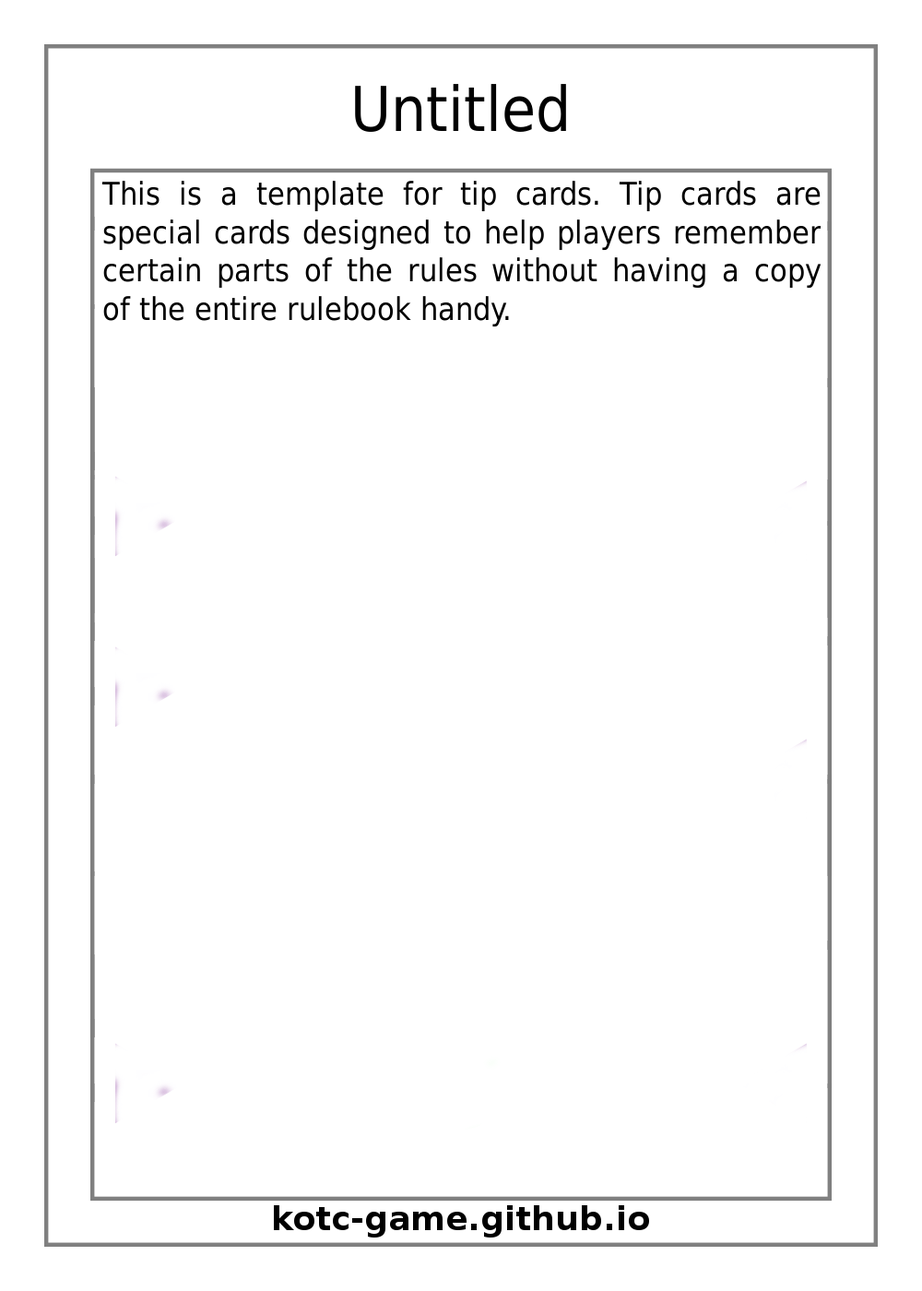
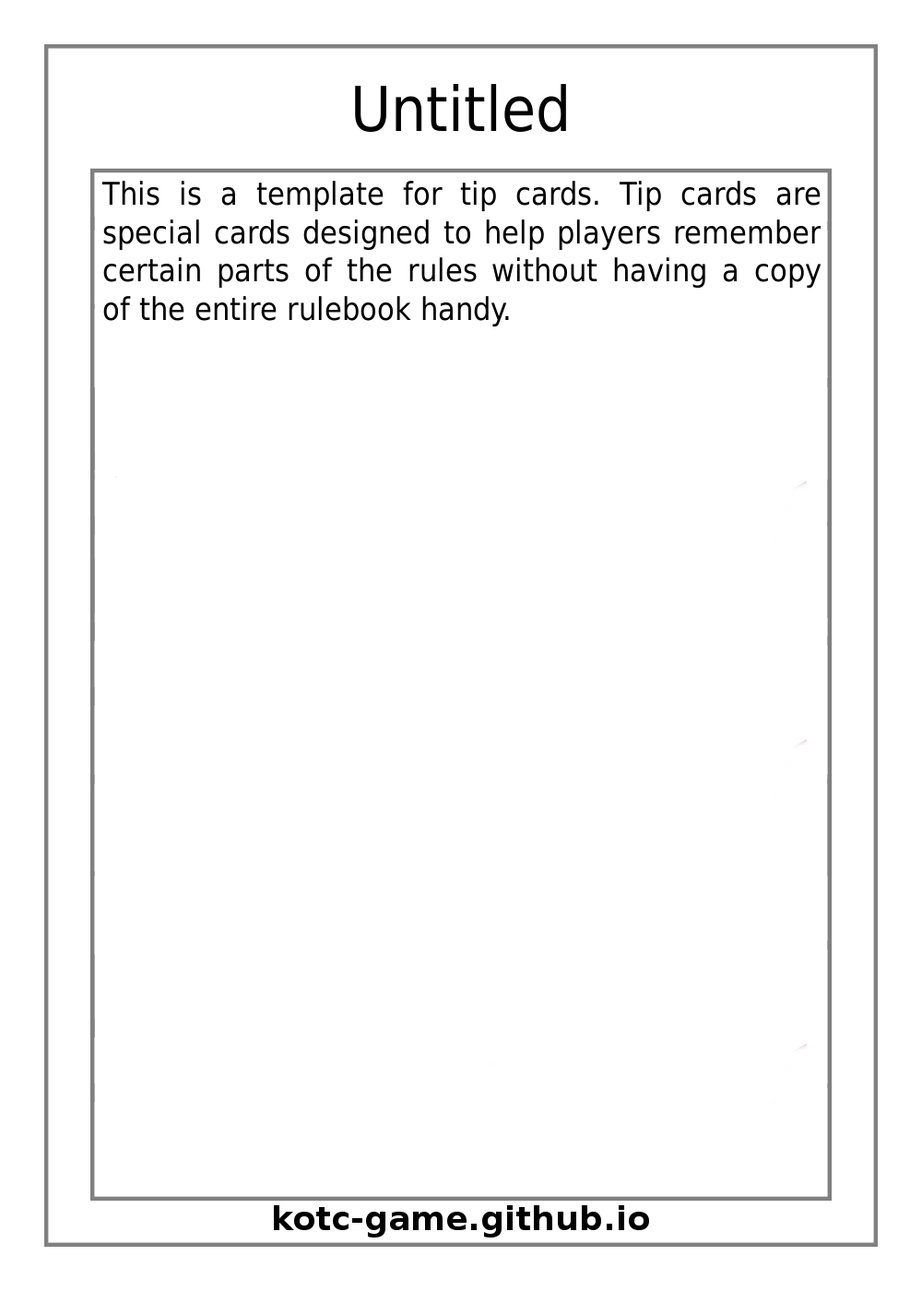
Revision of a layered w=922, h=1291 image; what changed, layer by layer:
painted on "Tip Card Template" over [115, 477, 175, 1124]
